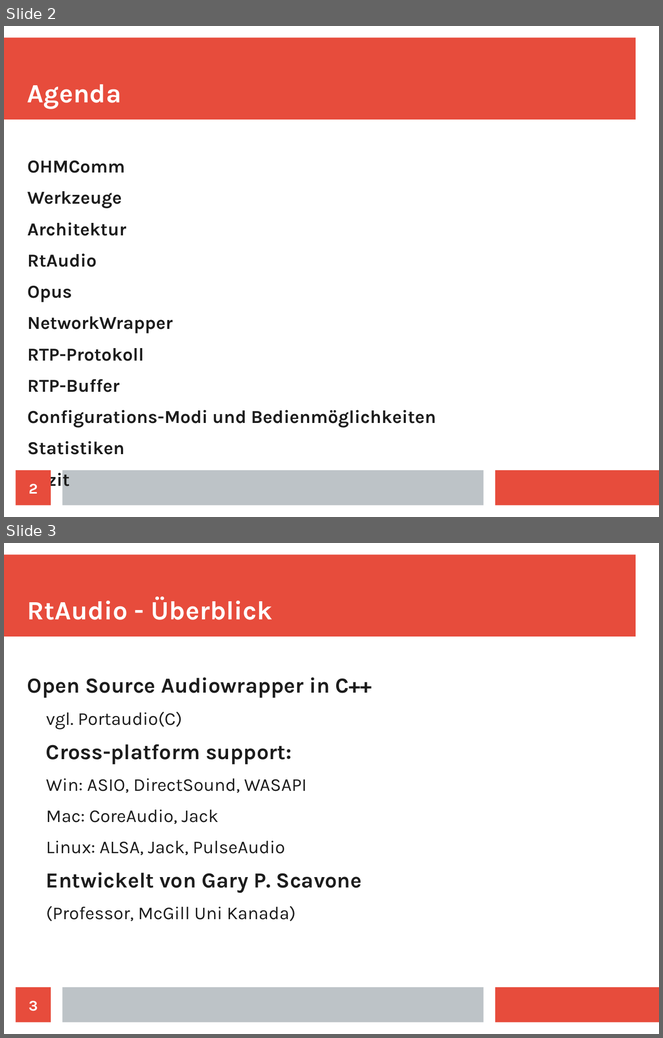
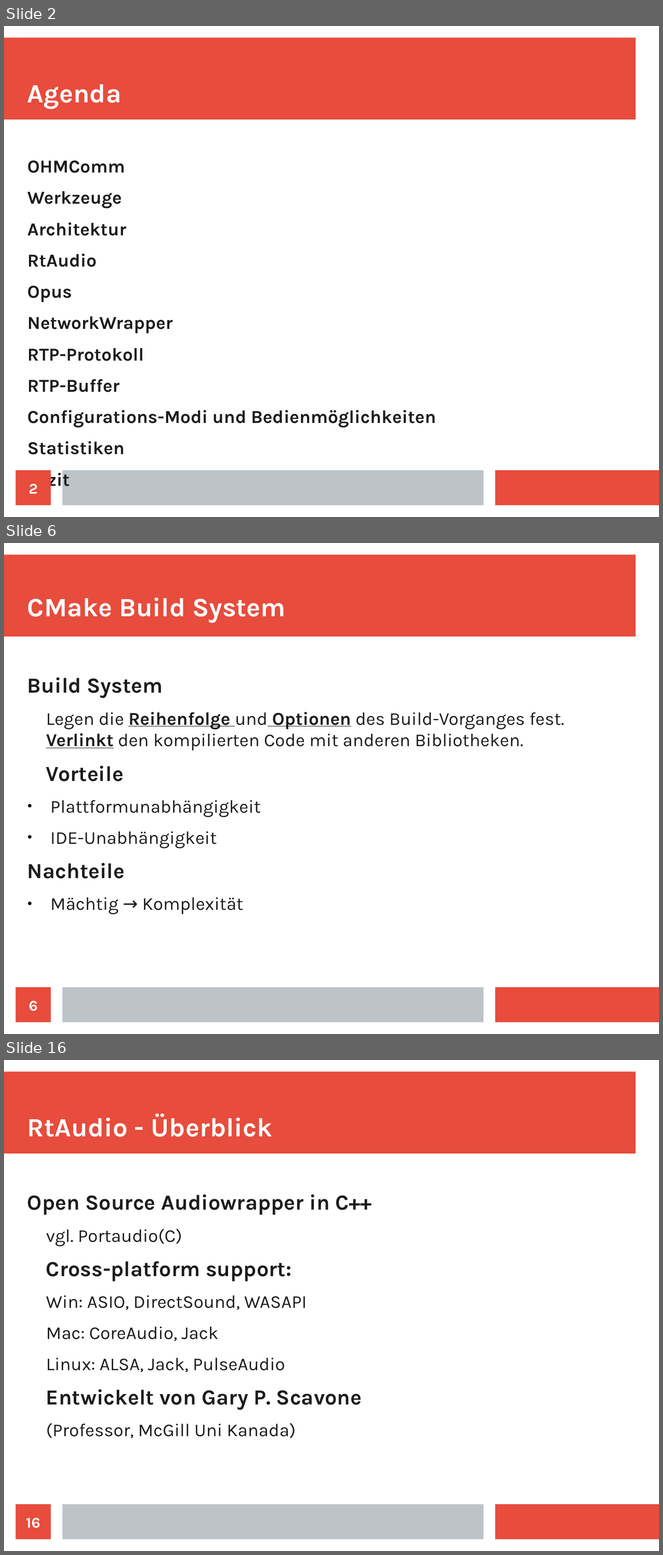
Before and after one commit to doe300/OHMComm, a slide deck: documents/OHMCommPres.odp. Shown one above the other, each under a label of ours: slides 2 and 3 before the commit, slides 2, 6 and 16 after it; the slides between them are not shown. The pictures are 663x1038 and 663x1555 pixels, drawn with LibreOffice and Linux fonts; fonts in the diff are those of the drawing. Boxes give left, top, right and bottom in pixels: in the first picture for what was removed or moved away, otherwise in the second. Text is boxed around its words. In the diff, an @@ line names an element or a change of style, - is before the commit and + after.

```diff
--- a/documents/OHMCommPres.odp
+++ b/documents/OHMCommPres.odp
@@ slide 6 added at [4,543,659,1034], background #FFFFFF; not listed: 3 template elements that a slide beside it also shows @@
@@ title added at [27,598,286,623], 32 pt, text #FFFFFF, bold @@
+CMake Build System
@@ text added at [27,677,565,915], 22 pt, text #1C1C1C @@
+Build System
+  Legen die Reihenfolge und Optionen des Build-Vorganges fest. Verlinkt den kompilierten Code mit anderen Bibliotheken.
+Vorteile
+  ● Plattformunabhängigkeit
+  ● IDE-Unabhängigkeit
+Nachteile
+  ● Mächtig → Komplexität
@@ page number added at [16,988,51,1023], fill #E74C3C, 18 pt, text #FFFFFF, bold @@
+6
@@ what was slide 3 is now slide 16 @@
@@ page number at [26,1518,40,1529]: text changed @@
-3
+16
```
Also in this commit, not shown: 12 other slides added.
